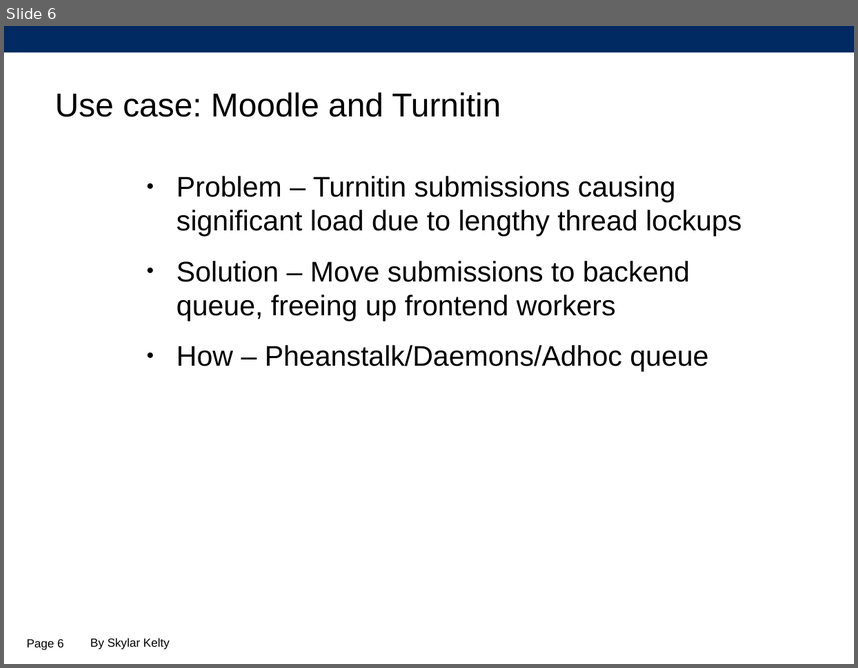
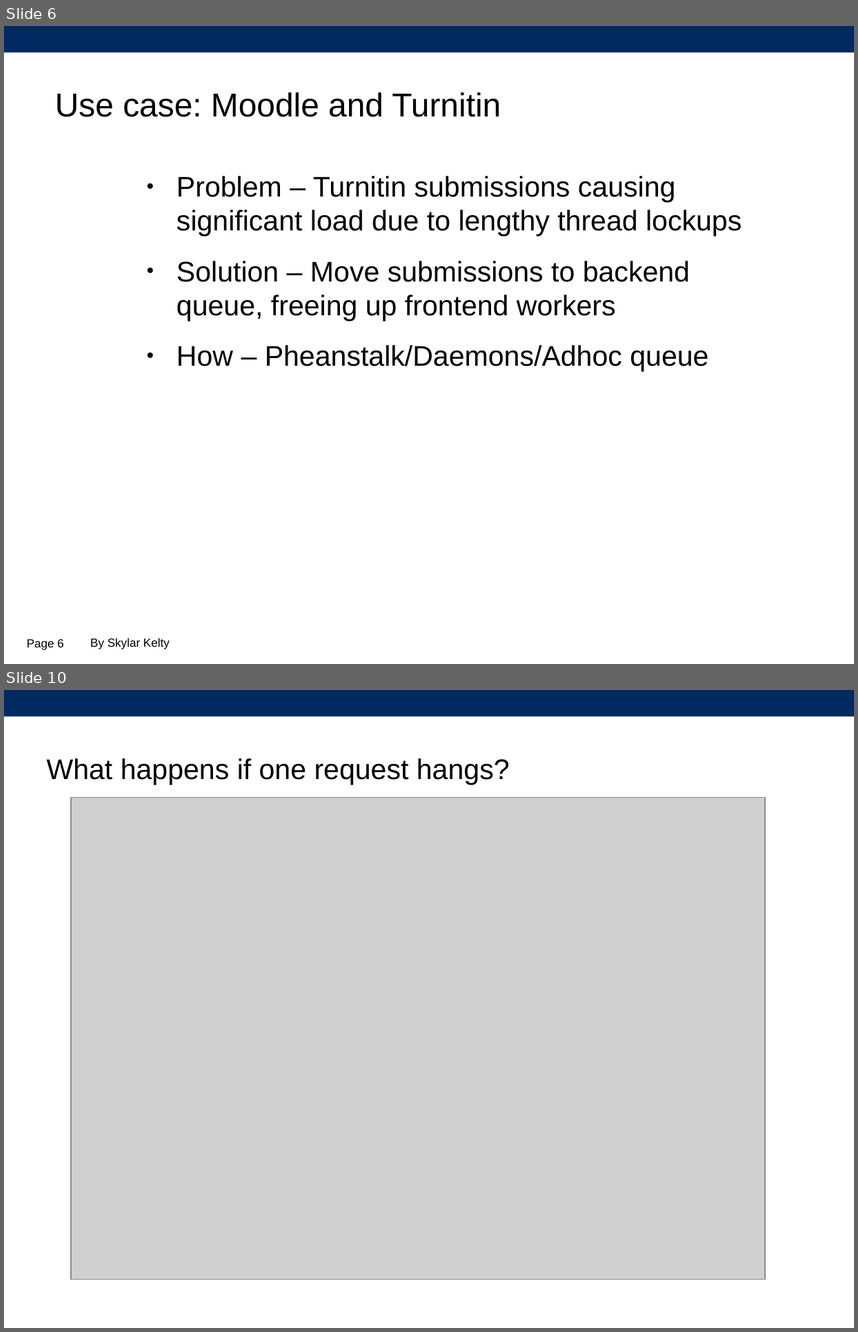
Before and after one commit to SkylarKelty/pheanstalkd-demo, a slide deck: presentation/beanstalkd.odp. Shown one above the other, each under a label of ours: slide 6 before the commit, slides 6 and 10 after it; the slides between them are not shown. The pictures are 858x668 and 858x1332 pixels, drawn with LibreOffice and Linux fonts; fonts in the diff are those of the drawing; grey boxes stand for pictures; background and template pictures are left out. Boxes give left, top, right and bottom in pixels: in the first picture for what was removed or moved away, otherwise in the second. Text is boxed around its words. In the diff, an @@ line names an element or a change of style, - is before the commit and + after.

```diff
--- a/presentation/beanstalkd.odp
+++ b/presentation/beanstalkd.odp
@@ slide 10 added at <box>4,690,854,1328</box>, background #FFFFFF; not listed: 1 template element that a slide beside it also shows @@
@@ title added at <box>47,758,510,785</box>, 24 pt, text #000000 @@
+What happens if one request hangs?
@@ picture added at <box>71,797,766,1279</box> @@
```
Also in this commit, not shown: 2 slides changed, 7 other slides added, 1 slide removed.
